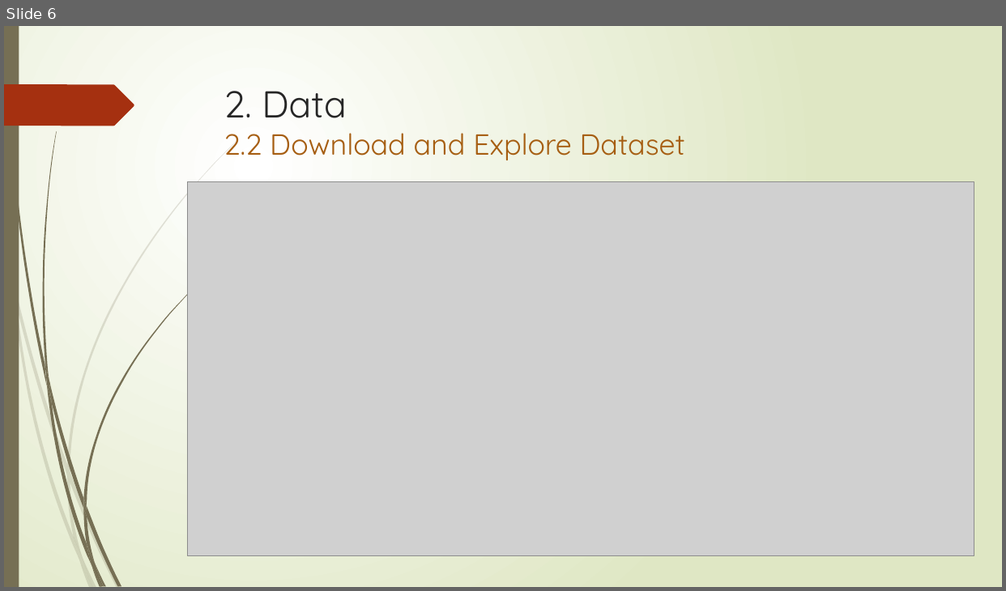
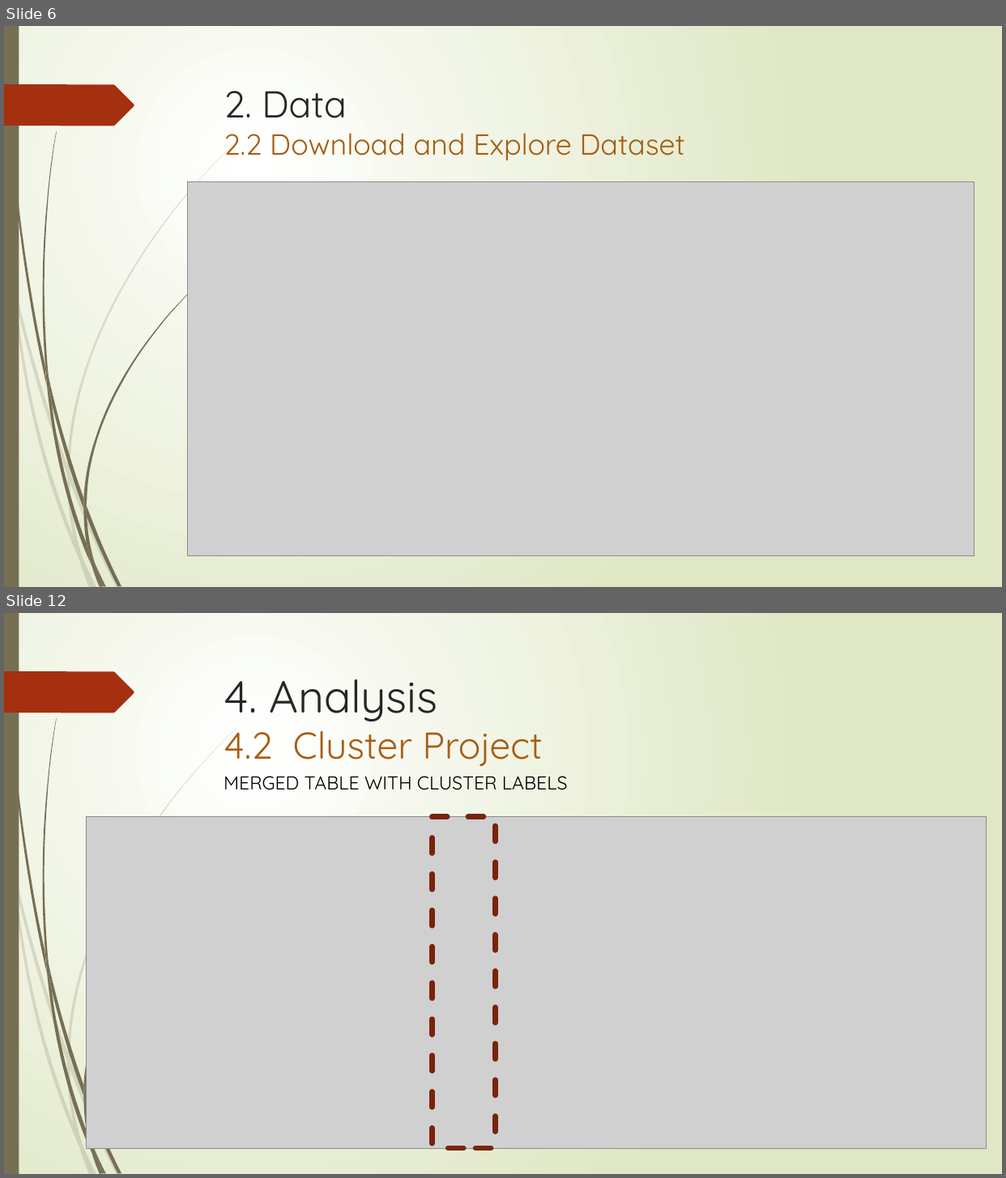
Before and after one commit to liemvt2008/Data-Science-Project, a slide deck: Bussiness_problem_and_datasets.pptx. Shown one above the other, each under a label of ours: slide 6 before the commit, slides 6 and 12 after it; the slides between them are not shown. The pictures are 1006x591 and 1006x1178 pixels, drawn with LibreOffice and Linux fonts; fonts in the diff are those of the drawing; grey boxes stand for pictures. Boxes give left, top, right and bottom in pixels: in the first picture for what was removed or moved away, otherwise in the second. Text is boxed around its words. In the diff, an @@ line names an element or a change of style, - is before the commit and + after.

```diff
--- a/Bussiness_problem_and_datasets.pptx
+++ b/Bussiness_problem_and_datasets.pptx
@@ slide 12 added at <box>4,613,1002,1174</box>, background gradient #FFFFFF to #DFE8C4; not listed: 24 template elements that a slide beside it also shows @@
@@ title added at <box>224,679,543,766</box>, 36 pt, text #A65E12 @@
+4. Analysis
+4.2 Cluster Project
@@ text added at <box>224,776,568,790</box>, 18 pt, text #000000 @@
+MERGED TABLE WITH CLUSTER LABELS
@@ picture added at <box>87,816,987,1148</box> @@
@@ rectangle added at <box>432,816,496,1148</box>, outline #7A240C 5 pt dashed @@
```
Also in this commit, not shown: 7 other slides added, 2 other files.
